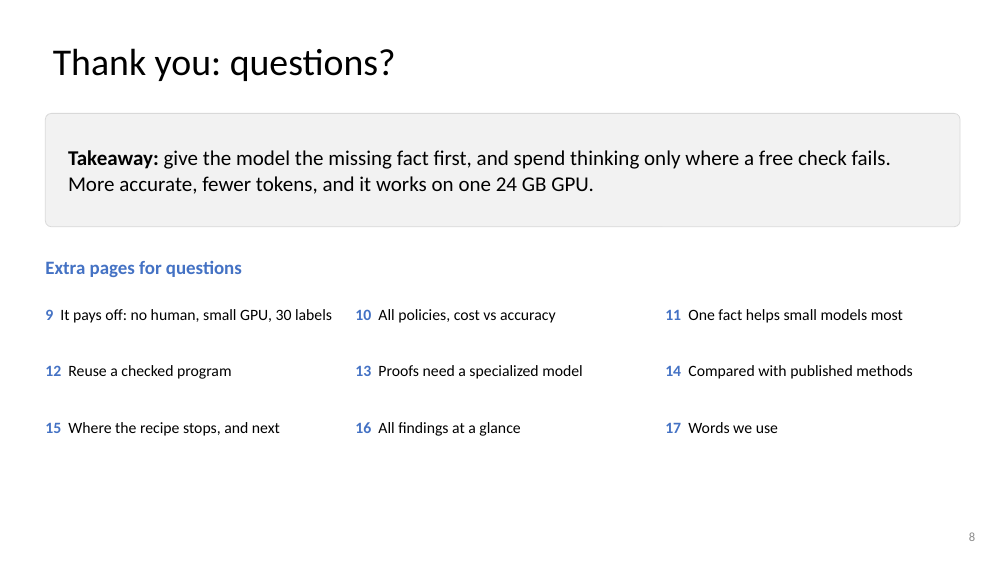
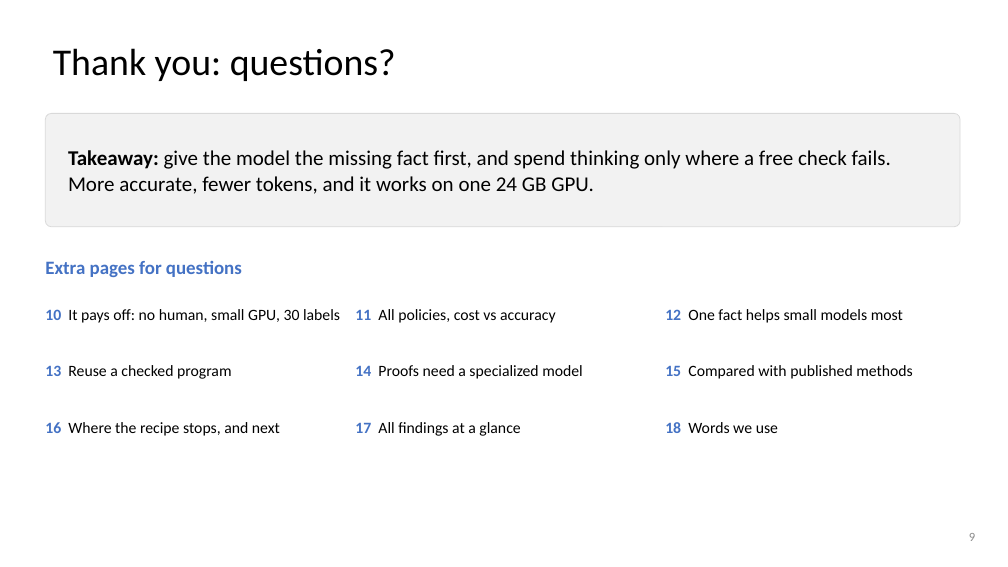
Before and after one commit to dlwns147/CSED490E_Project_Team5, a slide deck: slide 9 of PROPOSAL_slides.pptx (slide 8 before the commit). Drawn at 1008x567 pixels with LibreOffice and Linux fonts; fonts in the diff are those of the drawing. Boxes give left, top, right and bottom in pixels: in the first picture for what was removed or moved away, otherwise in the second. Text is boxed around its words. In the diff, an @@ line names an element or a change of style, - is before the commit and + after.

```diff
--- a/PROPOSAL_slides.pptx
+++ b/PROPOSAL_slides.pptx
@@ text at (45,309,340,323): text changed @@
-9 It pays off: no human, small GPU, 30 labels
+10 It pays off: no human, small GPU, 30 labels
@@ text at (355,309,556,323): text changed @@
-10 All policies, cost vs accuracy
+11 All policies, cost vs accuracy
@@ text at (665,309,903,323): text changed @@
-11 One fact helps small models most
+12 One fact helps small models most
@@ text at (45,365,231,379): text changed @@
-12 Reuse a checked program
+13 Reuse a checked program
@@ text at (355,365,583,379): text changed @@
-13 Proofs need a specialized model
+14 Proofs need a specialized model
@@ text at (665,365,913,379): text changed @@
-14 Compared with published methods
+15 Compared with published methods
@@ text at (45,422,280,436): text changed @@
-15 Where the recipe stops, and next
+16 Where the recipe stops, and next
@@ text at (355,422,520,436): text changed @@
-16 All findings at a glance
+17 All findings at a glance
@@ text at (665,422,778,433): text changed @@
-17 Words we use
+18 Words we use
```
Also in this commit, not shown: 1 other slide changed, 1 slide added, 6 other files.
